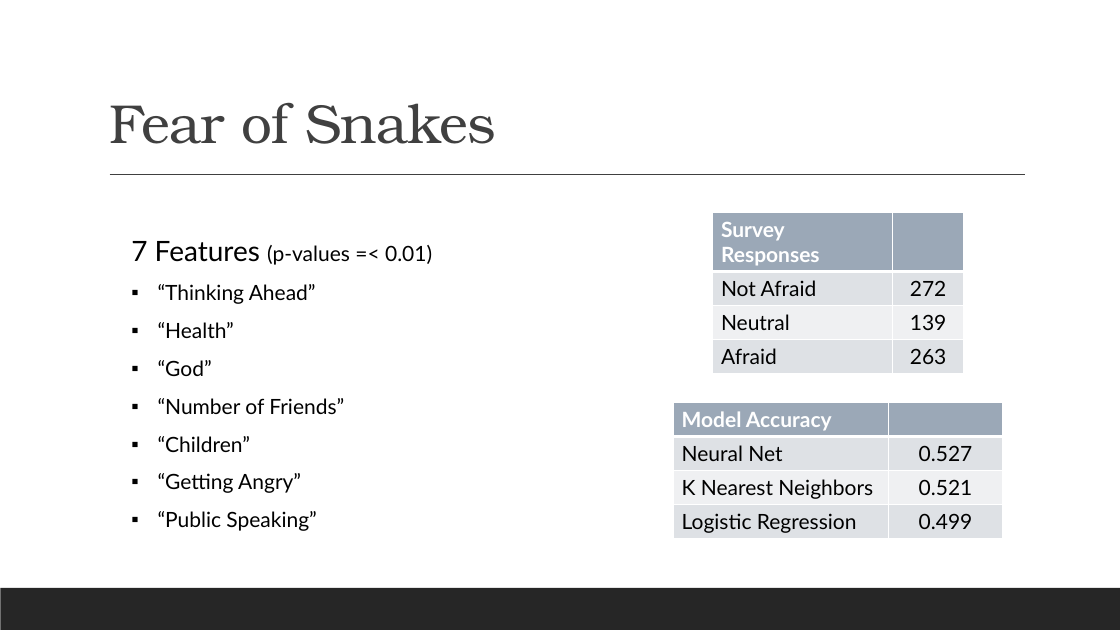
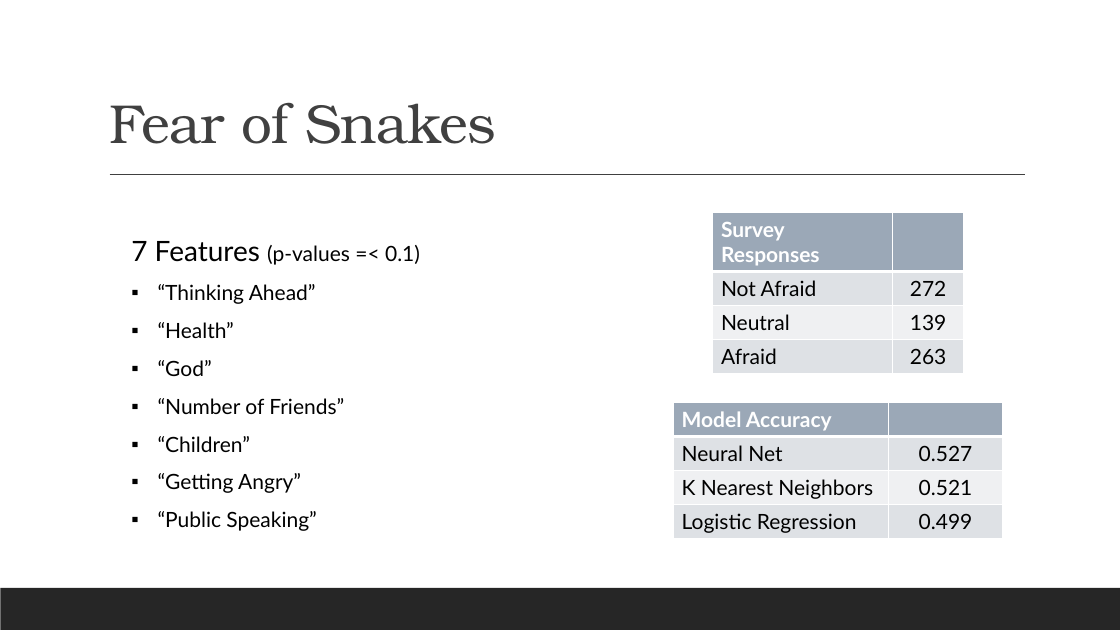
Before and after one commit to BDomogalla/machine-learning-project, a slide deck: slide 14 of machine_learning_pp.pptx. Drawn at 1120x630 pixels with LibreOffice and Linux fonts; fonts in the diff are those of the drawing. Boxes give left, top, right and bottom in pixels: in the first picture for what was removed or moved away, otherwise in the second. Text is boxed around its words. In the diff, an @@ line names an element or a change of style, - is before the commit and + after.

```diff
--- a/machine_learning_pp.pptx
+++ b/machine_learning_pp.pptx
@@ text at (x1=131, y1=241, x2=420, y2=265): text changed @@
-7 Features (p-values =< 0.01)
+7 Features (p-values =< 0.1)
```
Also in this commit, not shown: 2 other slides changed.
